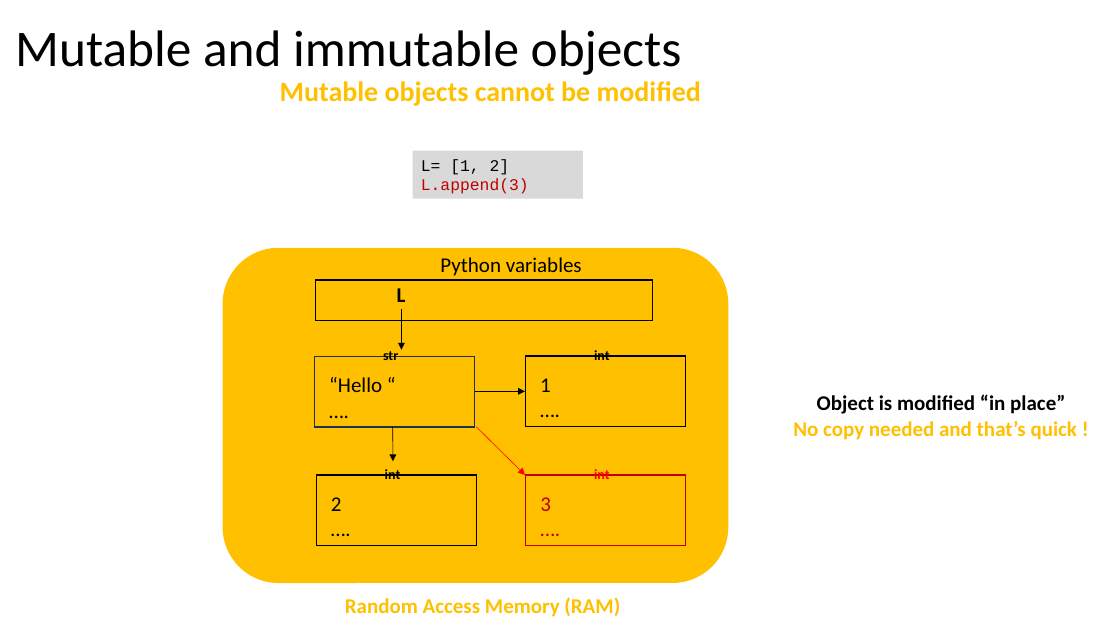
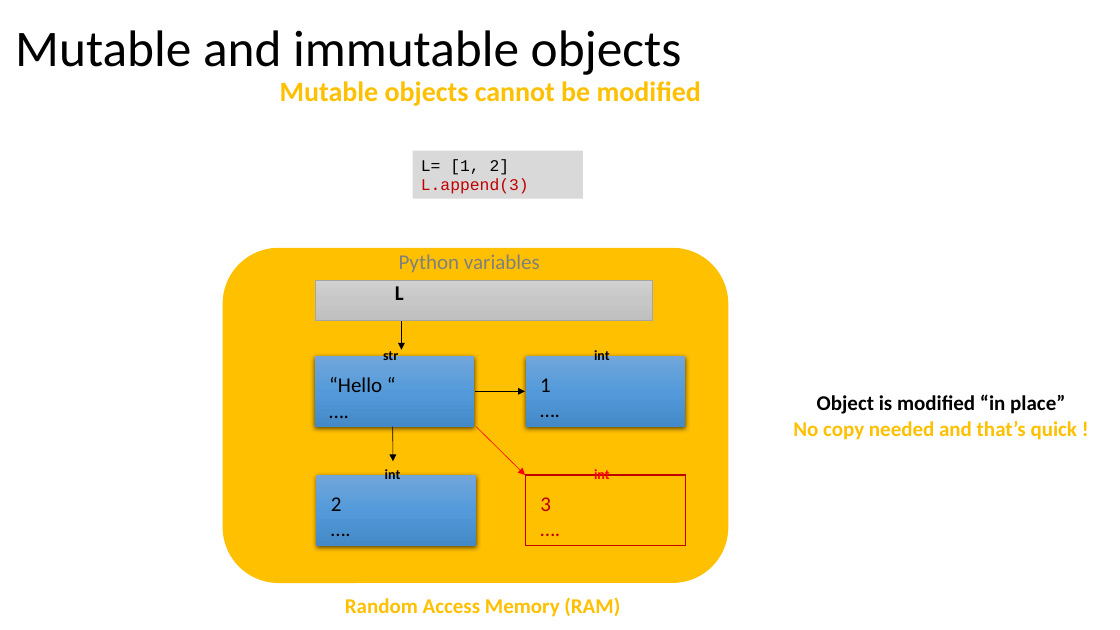
Before and after one commit to PierFF/OOP-INSA-Toulouse, a slide deck: slide 16 of OOP-Programming.pptx (slide 15 before the commit). Drawn at 1120x630 pixels with LibreOffice and Linux fonts; fonts in the diff are those of the drawing. Boxes give left, top, right and bottom in pixels: in the first picture for what was removed or moved away, otherwise in the second. Text is boxed around its words. In the diff, an @@ line names an element or a change of style, - is before the commit and + after.

```diff
--- a/OOP-Programming.pptx
+++ b/OOP-Programming.pptx
@@ text "Python variables": place and size @@
-text "Python variables" at bbox=[440, 257, 582, 276]
+text "Python variables" at bbox=[399, 254, 540, 273]
@@ text "Python variables" at bbox=[399, 254, 540, 273]: text colour #000000 to #808080 @@
@@ rectangle at bbox=[316, 280, 653, 320]: fill none to gradient #D2D2D2 to #C8C8C8 to #C0C0C0; outline #000000 1 pt to #A5A5A5 0.5 pt @@
@@ rectangle at bbox=[315, 356, 475, 427]: fill none to gradient #71A6DB to #559BDB to #448ACA; outline #1E3256 1 pt to none; shadow on @@
@@ rectangle at bbox=[526, 356, 686, 427]: fill none to gradient #71A6DB to #559BDB to #448ACA; outline #000000 1 pt to none; shadow on @@
@@ rectangle at bbox=[317, 475, 476, 545]: fill none to gradient #71A6DB to #559BDB to #448ACA; outline #000000 1 pt to none; shadow on @@
```
Also in this commit, not shown: 9 other slides changed, 4 slides added, 1 slide removed, 1 other file.
